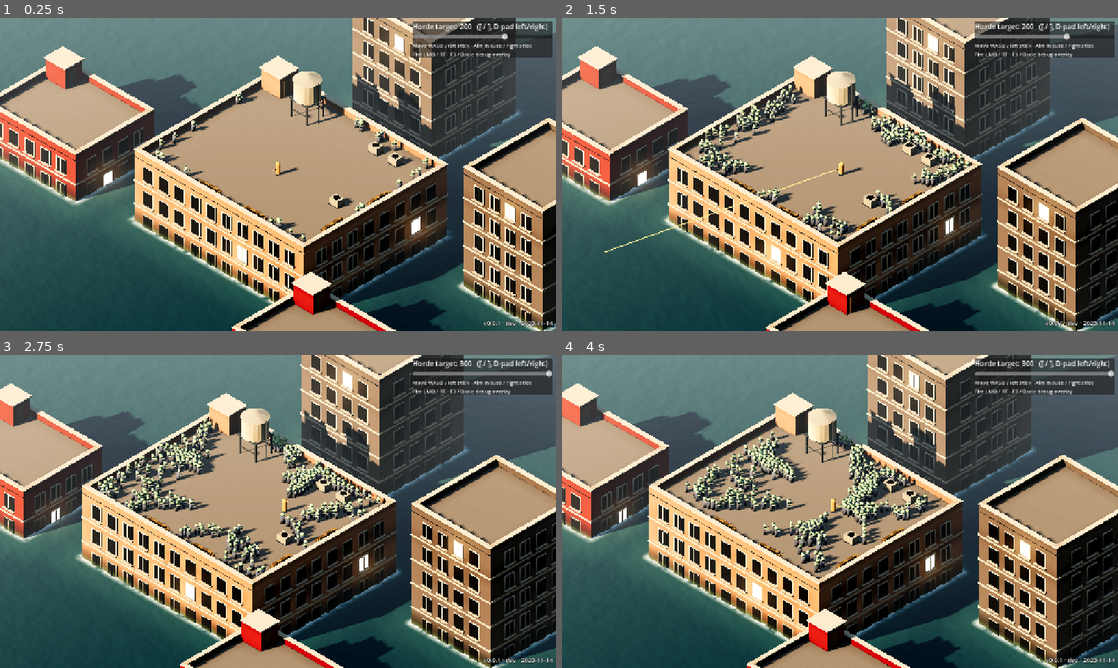
Above: before the commit, frames 1-4 (two rows, left to right).
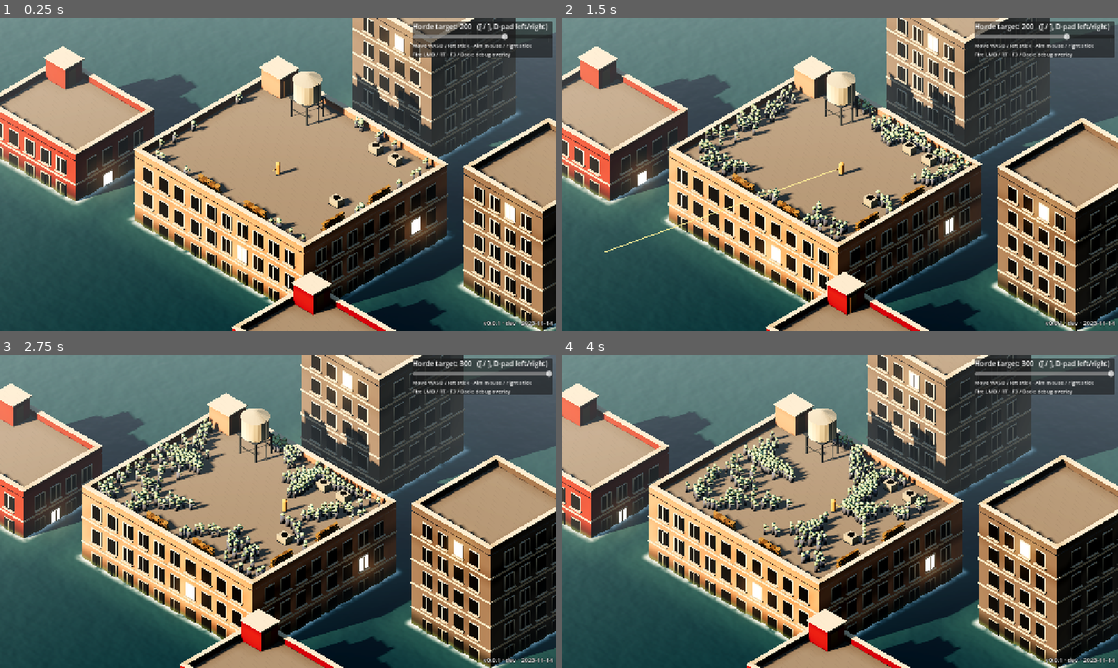
Above: after the commit, the same moments.

Repository: Twilightxc/DrownedCity
Game: Godot game, scene res://game/spikes/spike_launcher.tscn
Two runs of this game, one before a commit and one after it. Both use one fixed random seed, a clock stepped at 60 frames per second and the inputs below.
Inputs (mouse positions are in pixels of both pictures, inside the frame that each line leads up to):
- Up to frame 1 (0.25 s): no input
- Up to frame 2 (1.5 s): tap Enter at 0.5 s; move the mouse to (962, 158) at 0.52 s; press the mouse at (962, 158) at 0.53 s; hold D (move_right) 0.53-1.25 s; release the mouse at (962, 158) at 1.25 s; drag from (728, 190) to (812, 237) at 1.27 s
- Up to frame 3 (2.75 s): move the mouse to (333, 442) at 2.02 s; hold D (move_right) from 2.03 s (still down); hold ] (horde_more) from 2.03 s (still down)
- Up to frame 4 (4 s): release D (move_right) at 2.75 s; release ] (horde_more) at 2.75 s; drag from (812, 574) to (673, 464) at 2.77 s; move the mouse to (1006, 558) at 3.52 s; hold A (move_left) from 3.53 s (still down); tap Alt at 3.6 s

The runs differ from the first frame. In frame 1, 0.5% of the frame differs, in the area x 35-72%, y 49-68%; in frame 2, 0.5%; in frame 3, 0.5%, in the area x 26-62%, y 49-68%; in frame 4, 0.5%.

Commit message:
Address PR #4 review: sandbag height, capture UI and save errors
- Sandbag wall is now 5 rows (1.0 m), above the 0.9 m muzzle height,
  so the hitscan block it shares with the nav grid matches what you see
- --hide-ui hides every CanvasLayer, including the spikes' own HUD
- Capture checks save_png and quits with exit code 1 on failure
- Recaptured docs/art/05_spike_b_vs_ref.png without the HUD

Co-Authored-By: Claude Opus 5.5 <noreply@anthropic.com>

Diff:
--- a/ui/debug/debug_overlay.gd
+++ b/ui/debug/debug_overlay.gd
@@ -10,6 +10,7 @@
 var _refresh_left: float = 0.0
 var _capture_path: String = ""
 var _capture_frames: int = 300
+var _hide_ui: bool = false
 
 @onready var _build_label: Label = %BuildLabel
 @onready var _panel: PanelContainer = %Panel
@@ -26,19 +27,34 @@
 		elif arg.begins_with("--capture-frames="):
 			_capture_frames = int(arg.trim_prefix("--capture-frames="))
 		elif arg == "--hide-ui":
-			visible = false
+			_hide_ui = true
 
 
 func _physics_process(_delta: float) -> void:
-	if _capture_path.is_empty() or Engine.get_process_frames() < _capture_frames:
+	if _capture_path.is_empty():
+		return
+	if _hide_ui:
+		_hide_canvas_layers(get_tree().root)  # spikes add their own HUD layers after _ready
+	if Engine.get_process_frames() < _capture_frames:
 		return
 	var image: Image = get_viewport().get_texture().get_image()
-	image.save_png(_capture_path)
+	var err: Error = image.save_png(_capture_path)
+	if err != OK:
+		push_error("capture: cannot save %s (%s)" % [_capture_path, error_string(err)])
+		get_tree().quit(1)
+		return
 	print("captured %s  fps=%d draws=%d prims=%d" % [_capture_path, Engine.get_frames_per_second(),
 		RenderingServer.get_rendering_info(RenderingServer.RENDERING_INFO_TOTAL_DRAW_CALLS_IN_FRAME),
 		RenderingServer.get_rendering_info(RenderingServer.RENDERING_INFO_TOTAL_PRIMITIVES_IN_FRAME)])
 	_capture_path = ""
 	get_tree().quit()
+
+
+func _hide_canvas_layers(node: Node) -> void:
+	if node is CanvasLayer:
+		(node as CanvasLayer).visible = false
+	for child: Node in node.get_children():
+		_hide_canvas_layers(child)
 
 
 func _unhandled_input(event: InputEvent) -> void:
Binary file changed: assets/models/prop_sandbag_wall.glb
Binary file changed: docs/art/05_spike_b_vs_ref.png
Not shown, changed: docs/PHASE0_RESULTS.md
Not shown, changed: tools/blender/kit_props.py
